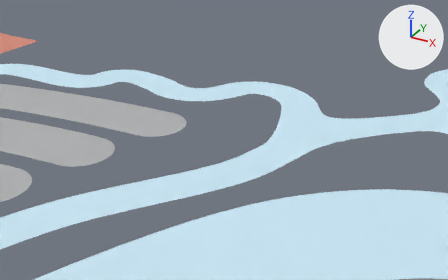
The Blender file LandscapePovertyPoint.blend, before and after one commit.
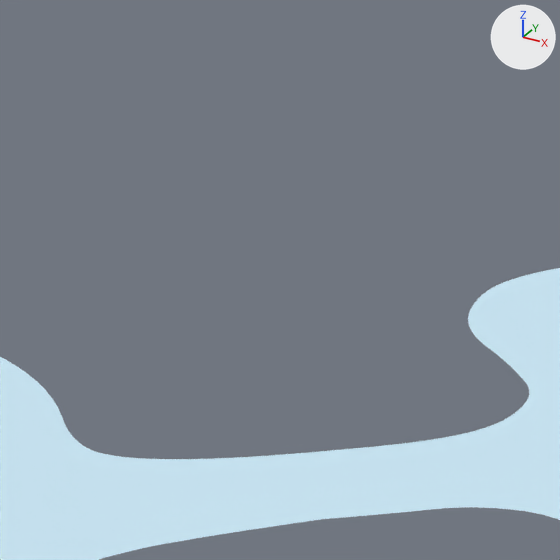
There are two pictures of each version: one from a 50 mm camera at (2.171, 2.493, 0.297) aimed at (1.813, 3.131, -0.052), one close up on the part from 68% to 100% of the width and 0% to 52% of the height. The axes (+X, +Y, +Z) are drawn at upper right. The lights are the same throughout.

Objects in the first close-up: 'Water'.
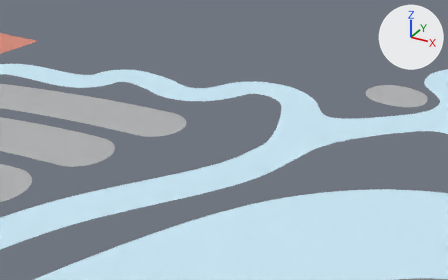
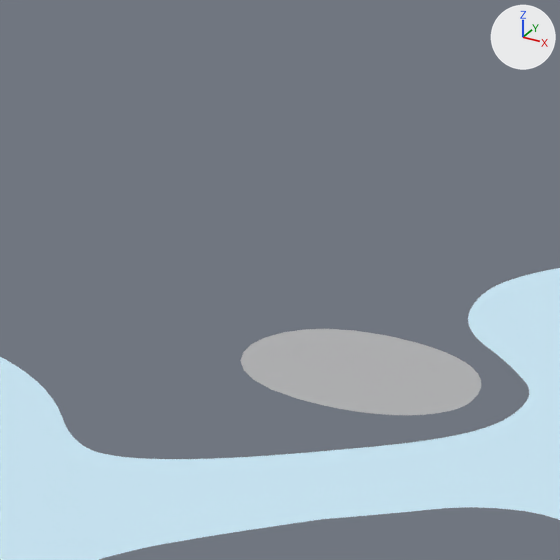
Edits to the scene script, one JSON object a line:
```json
{"op": "add", "block": "cu_path462_3_002", "code": ["cu_path462_3_002 = bpy.data.curves.new('path462-3.002', 'CURVE')", "cu_path462_3_002.dimensions = '2D'", "_sp = cu_path462_3_002.splines.new('BEZIER'); _sp.bezier_points.add(2)", "_sp.bezier_points.foreach_set('co', [-0.00028, 0.00159, 0.0, -0.000686, -0.00147, 0.0, 0.00143, -0.000377, 0.0])", "_sp.bezier_points.foreach_set('handle_left', [0.000738, 0.00151, 0.0, -0.00253, -0.00103, 0.0, 0.00135, -0.00108, 0.0])", "_sp.bezier_points.foreach_set('handle_right', [-0.00217, 0.00174, 0.0, 0.000599, -0.00178, 0.0, 0.00156, 0.000897, 0.0])", "_sp.use_cyclic_u = True", "cu_path462_3_002.materials.append(mat_svgmat_016)  # grey #b4b4b6", "cu_path462_3_002.use_path_clamp = True", "cu_path462_3_002.bevel_resolution = 0", "cu_path462_3_002.fill_mode = 'BOTH'"]}
{"op": "add", "block": "ob_moundf", "code": ["ob_moundf = bpy.data.objects.new('MoundF', cu_path462_3_002)", "ob_moundf.location = (2.0019, 3.262, 0.0)", "ob_moundf.scale = (23.7, 23.7, 23.7)"]}
```

Location of each change, [x1, y1, x2, y2] in pixels of the close-ups (560 x 560 px):
```json
{"object": "MoundF", "change": "added", "after": [241, 329, 481, 415]}
```
